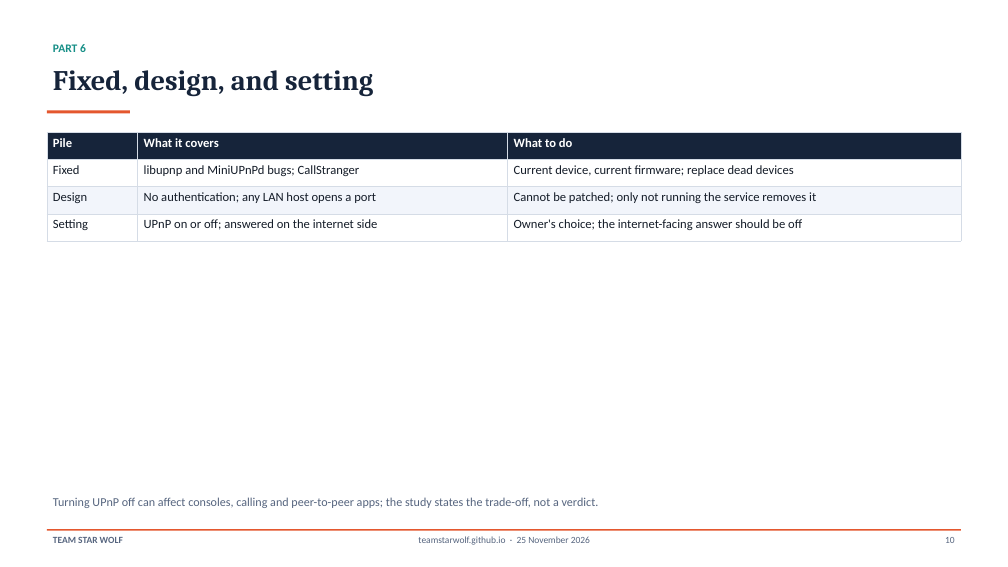
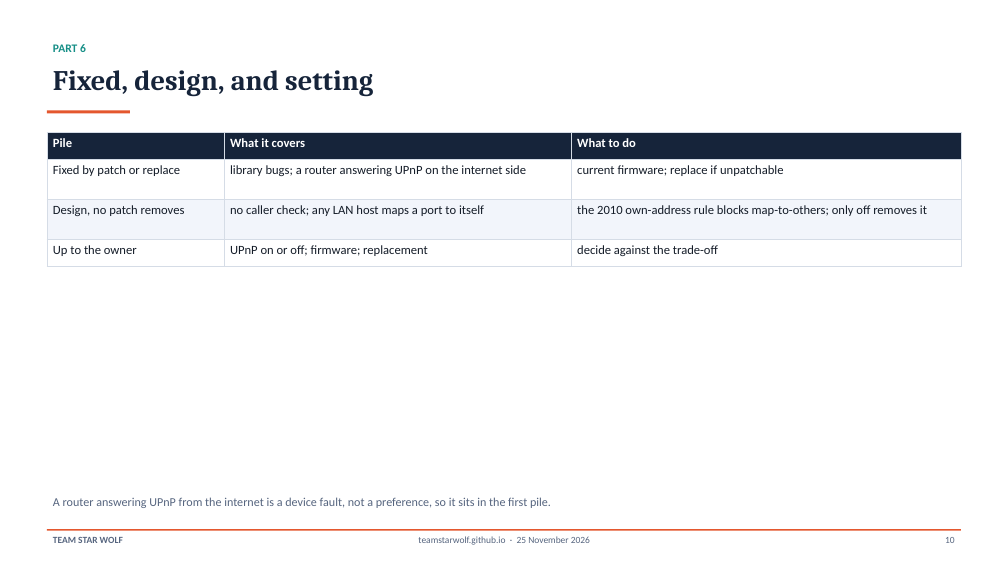
Before and after one commit to TeamStarWolf/TeamStarWolf, a slide deck: slide 10 of case-studies/slides/UPnP_Home_Network_Case_Study.pptx. Drawn at 1008x567 pixels with LibreOffice and Linux fonts; fonts in the diff are those of the drawing. Boxes give left, top, right and bottom in pixels: in the first picture for what was removed or moved away, otherwise in the second. Text is boxed around its words. In the diff, an @@ line names an element or a change of style, - is before the commit and + after.

```diff
--- a/case-studies/slides/UPnP_Home_Network_Case_Study.pptx
+++ b/case-studies/slides/UPnP_Home_Network_Case_Study.pptx
@@ table at <box>47,132,960,266</box> @@
-row 2: Fixed | libupnp and MiniUPnPd bugs; CallStranger | Current device, current firmware; replace dead devices
+row 2: Fixed by patch or replace | library bugs; a router answering UPnP on the internet side | current firmware; replace if unpatchable
-row 3: Design | No authentication; any LAN host opens a port | Cannot be patched; only not running the service removes it
+row 3: Design, no patch removes | no caller check; any LAN host maps a port to itself | the 2010 own-address rule blocks map-to-others; only off removes it
-row 4: Setting | UPnP on or off; answered on the internet side | Owner's choice; the internet-facing answer should be off
+row 4: Up to the owner | UPnP on or off; firmware; replacement | decide against the trade-off
@@ text at <box>53,497,551,508</box>: text changed @@
-Turning UPnP off can affect consoles, calling and peer-to-peer apps; the study states the trade-off, not a verdict.
+A router answering UPnP from the internet is a device fault, not a preference, so it sits in the first pile.
```
Also in this commit, not shown: 12 other slides changed, 7 other files.
